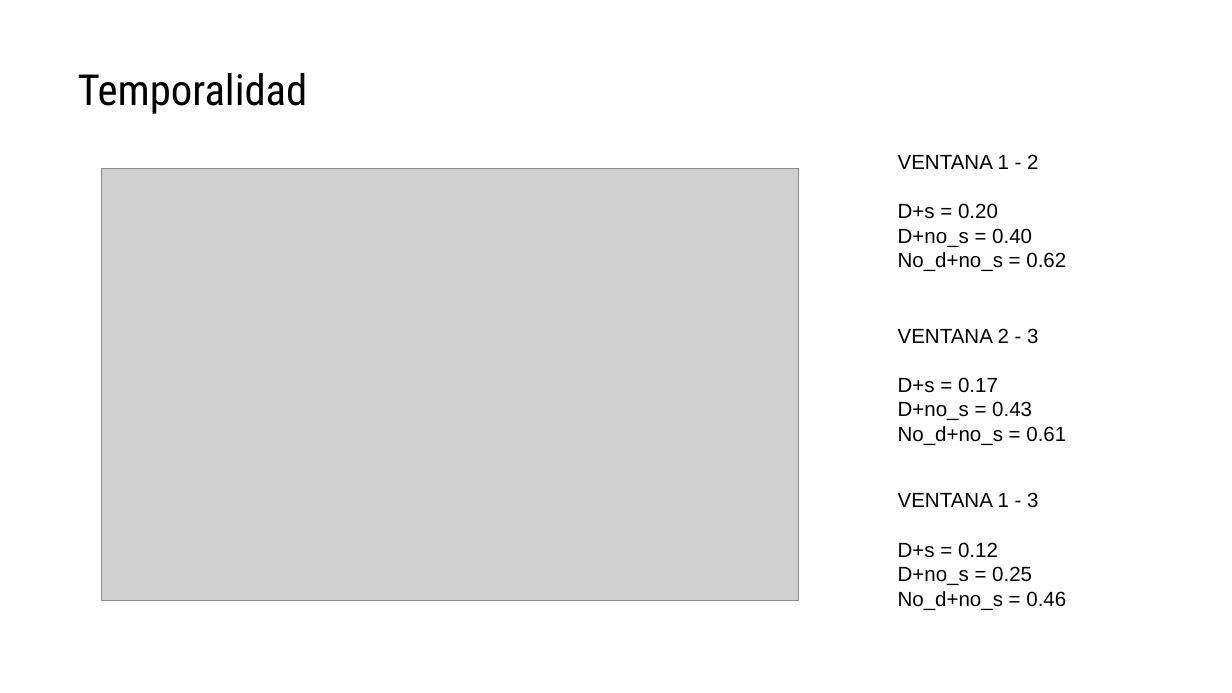
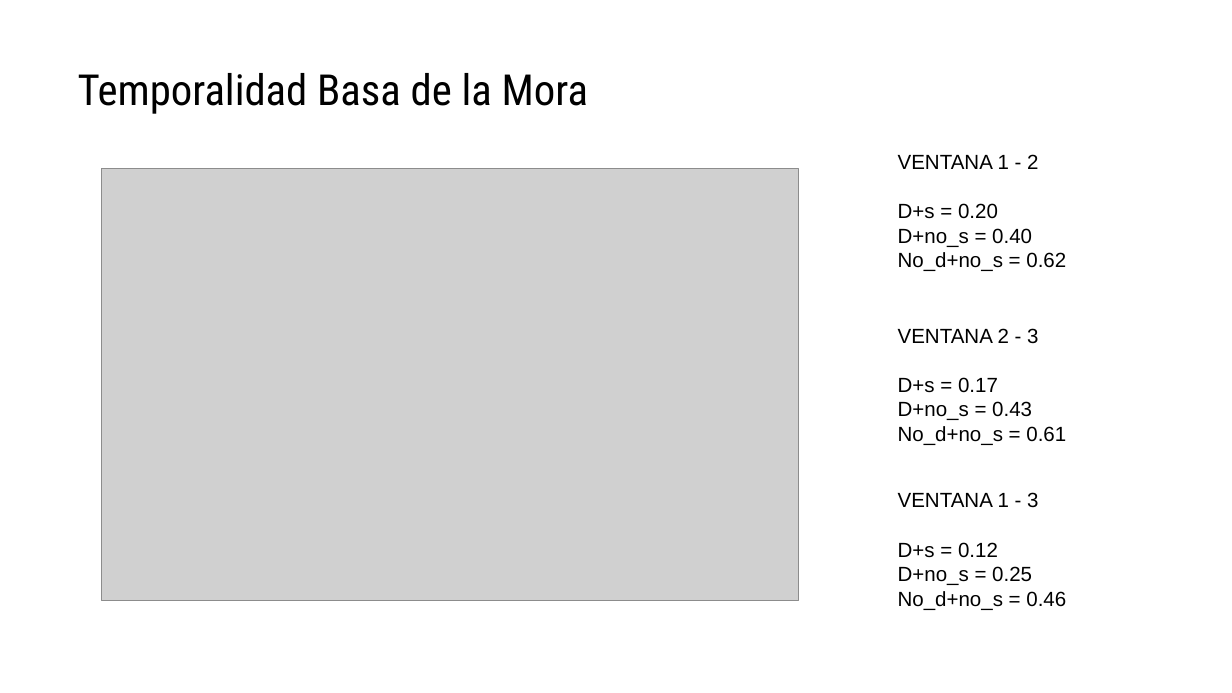
Before and after one commit to anacanoherranz/TFM, a slide deck: slide 12 of resumen TFM.pptx (slide 11 before the commit). Drawn at 1232x693 pixels with LibreOffice and Linux fonts; fonts in the diff are those of the drawing; grey boxes stand for pictures. Boxes give left, top, right and bottom in pixels: in the first picture for what was removed or moved away, otherwise in the second. Text is boxed around its words. In the diff, an @@ line names an element or a change of style, - is before the commit and + after.

```diff
--- a/resumen TFM.pptx
+++ b/resumen TFM.pptx
@@ title at (x1=78, y1=73, x2=588, y2=114): text changed @@
-Temporalidad
+Temporalidad Basa de la Mora
```
Also in this commit, not shown: 1 other slide changed, 7 slides added, 7 other files.
